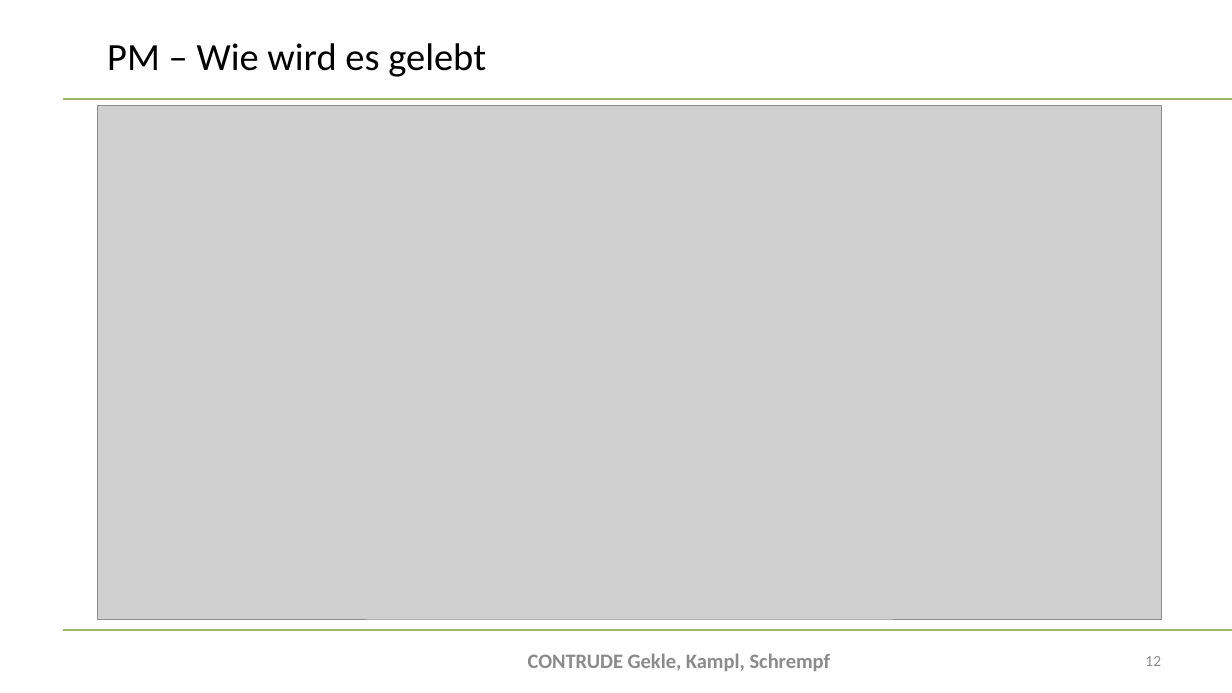
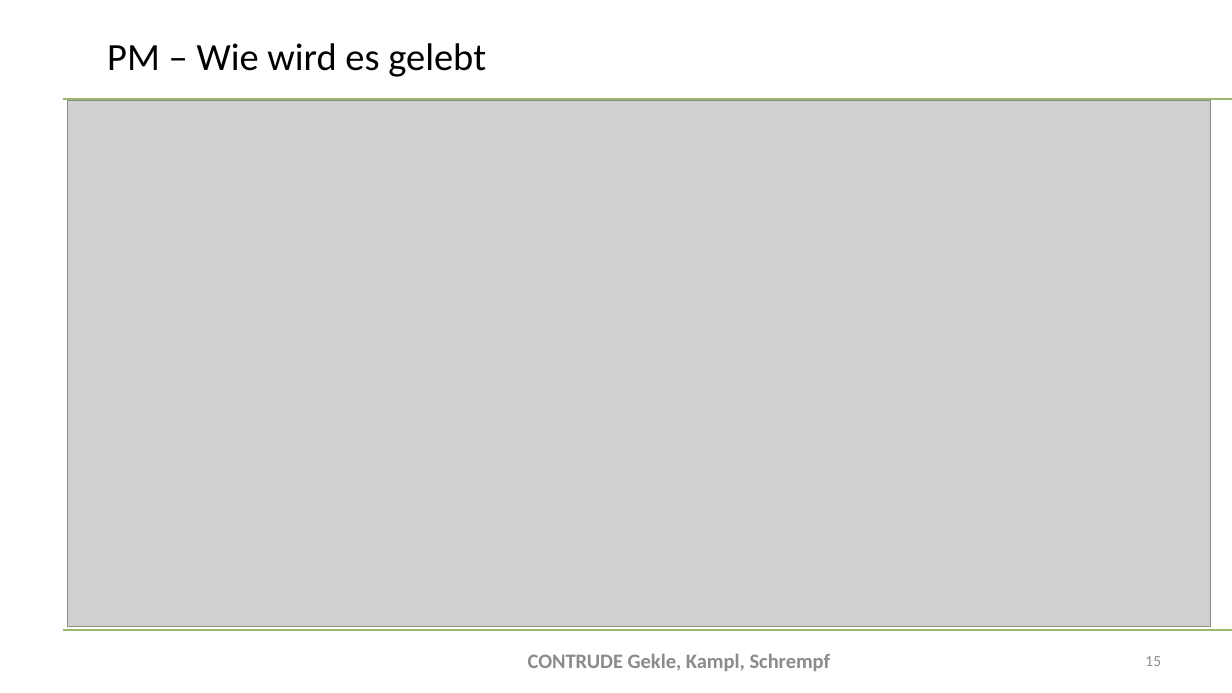
Before and after one commit to bitsneak/Contrude, a slide deck: slide 15 of Diplomarbeit/doc/Presentations/DA-Präsentation2024_Erstpräsentation.pptx (slide 12 before the commit). Drawn at 1232x693 pixels with LibreOffice and Linux fonts; fonts in the diff are those of the drawing; grey boxes stand for pictures; background and template pictures are left out. Boxes give left, top, right and bottom in pixels: in the first picture for what was removed or moved away, otherwise in the second. Text is boxed around its words. In the diff, an @@ line names an element or a change of style, - is before the commit and + after.

```diff
--- a/Diplomarbeit/doc/Presentations/DA-Präsentation2024_Erstpräsentation.pptx
+++ b/Diplomarbeit/doc/Presentations/DA-Präsentation2024_Erstpräsentation.pptx
@@ picture resized from (x1=98, y1=105, x2=1162, y2=619) to (x1=67, y1=101, x2=1211, y2=628) @@
@@ page number at (x1=1145, y1=656, x2=1161, y2=666): text changed @@
-12
+15
```
Also in this commit, not shown: 6 other slides changed, 6 slides added, 2 slides removed, 1 other file.
